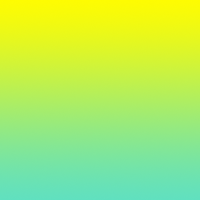
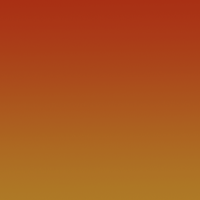
Layer changes from the first 200 x 200 image to the second:
added layer "Layer 1" (darken, 19%) above "Group 1" over [0, 0, 200, 200]
"Rechthoek 1": opacity 100% → 79%, painted on it, unmasked it over [0, 0, 200, 200]
